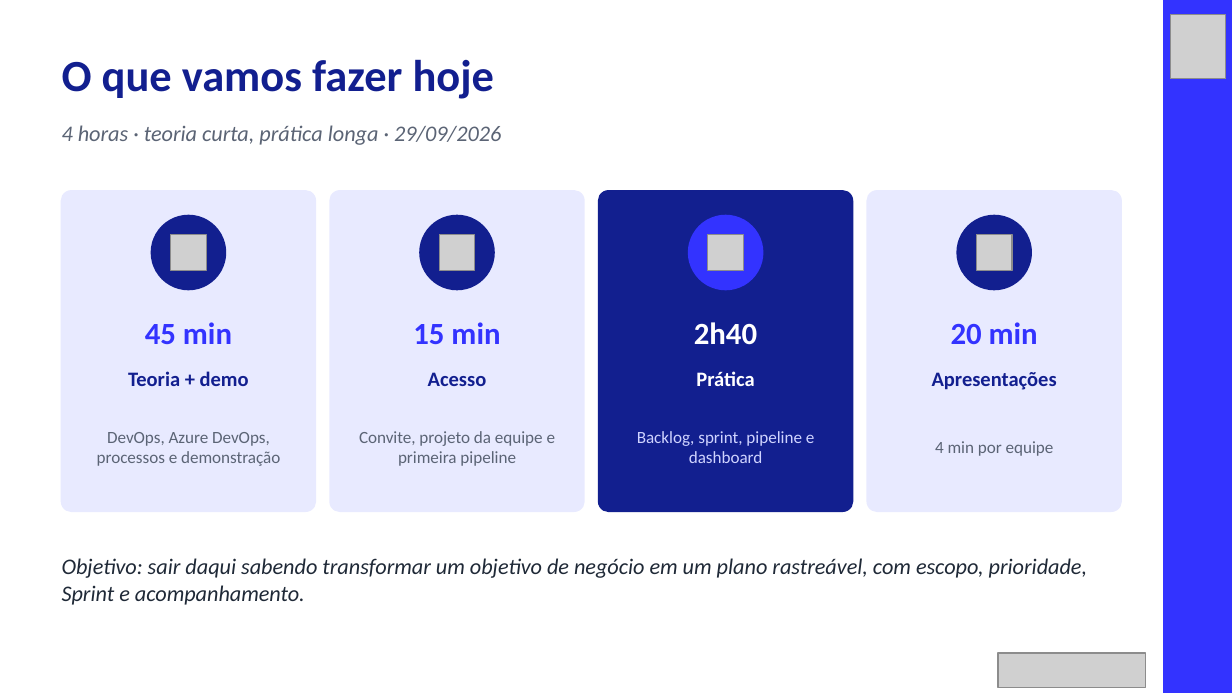
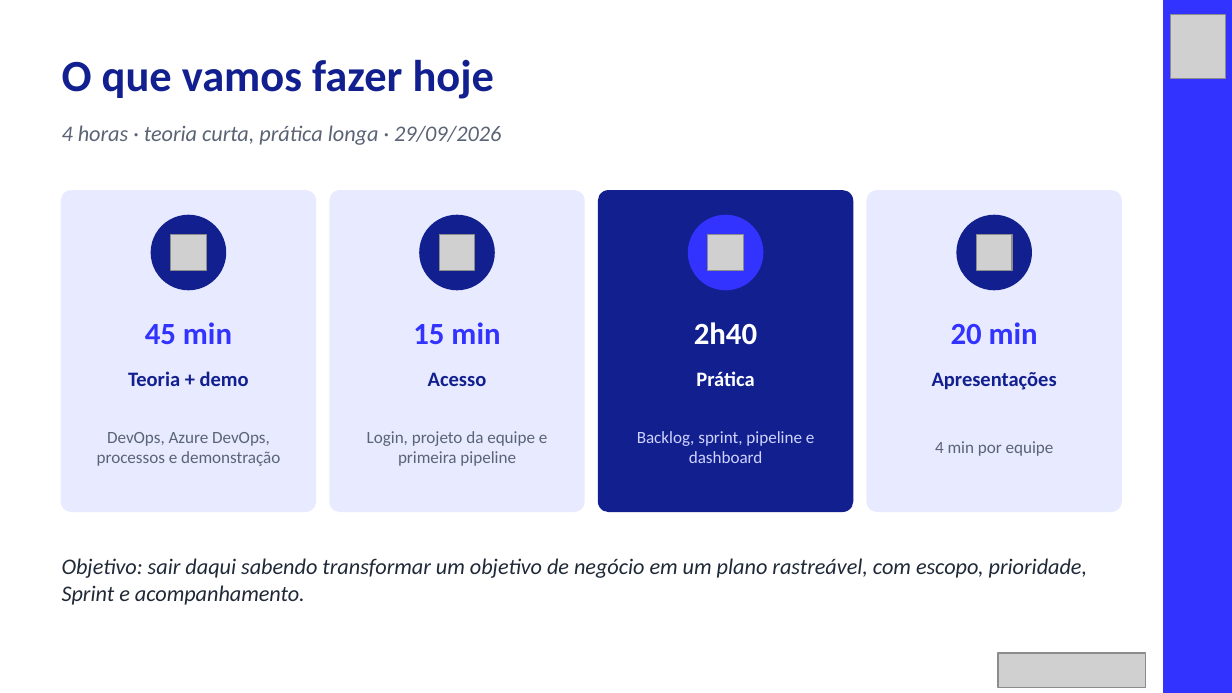
Before and after one commit to unifor-docente/azure-devops-planejamento-hands-on, a slide deck: slide 3 of slides/Apresentacao_Azure_DevOps_2026-09-29.pptx. Drawn at 1232x693 pixels with LibreOffice and Linux fonts; fonts in the diff are those of the drawing; grey boxes stand for pictures. Boxes give left, top, right and bottom in pixels: in the first picture for what was removed or moved away, otherwise in the second. Text is boxed around its words. In the diff, an @@ line names an element or a change of style, - is before the commit and + after.

```diff
--- a/slides/Apresentacao_Azure_DevOps_2026-09-29.pptx
+++ b/slides/Apresentacao_Azure_DevOps_2026-09-29.pptx
@@ text at bbox=[367, 431, 548, 466]: text changed @@
-Convite, projeto da equipe e primeira pipeline
+Login, projeto da equipe e primeira pipeline
```
Also in this commit, not shown: 2 other slides changed, 9 other files.
